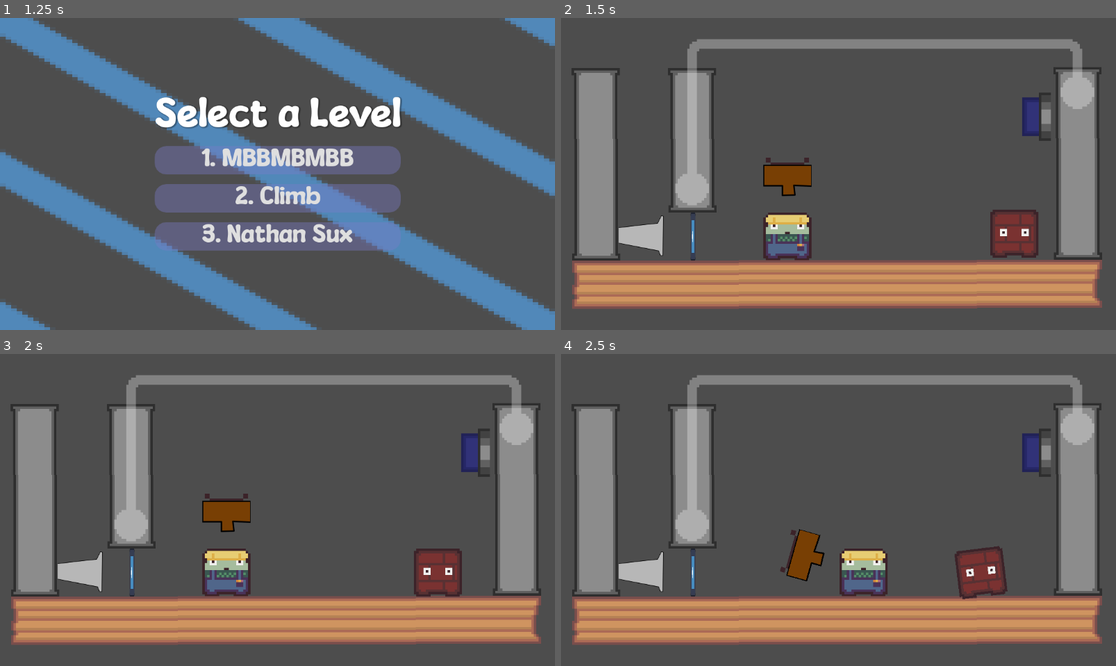
Above: before the commit, frames 1-4 (two rows, left to right).
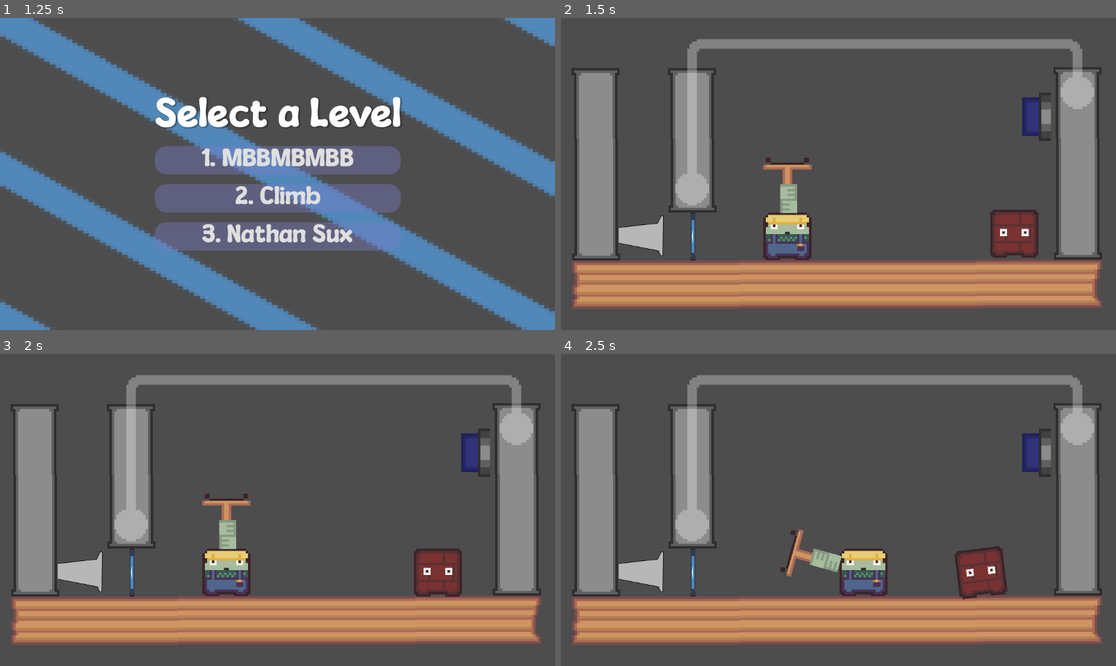
Above: after the commit, the same moments.

Repository: jkkivenko/james-gam-249
Game: Godot game, scene res://Scenes/Menu/main_menu.tscn
Same seed, same stepped clock (60 frames per second), same inputs: the game is played once before the commit and once after it. The engine's default icon, where the game draws it, is replaced by a stand-in: a white triangle on a blue panel in a dark square.
Inputs (mouse positions are in pixels of both pictures, inside the frame that each line leads up to):
- Up to frame 1 (1.25 s): click "Start Game" at 0.5 s
- Up to frame 2 (1.5 s): click "1. MBBMBMBB" at 1.25 s
- Up to frame 3 (2 s): no input
- Up to frame 4 (2.5 s): move the mouse to (960, 494) at 2.02 s; hold D (Move Right) from 2.03 s (still down); right-click (960, 494) at 2.1 s; click (960, 494) at 2.17 s

Frame 1 is identical in both runs. In frame 2, 0.9% of the frame differs, in the area x 36-46%, y 46-63%; in frame 3, 0.9%; in frame 4, 0.9%.

Commit message:
Make button display the correct sprite

Diff:
--- a/Scenes/hilt.tscn
+++ b/Scenes/hilt.tscn
@@ -1,7 +1,7 @@
 [gd_scene load_steps=5 format=3 uid="uid://bqj8wf1b8vux2"]
 
 [ext_resource type="Script" uid="uid://t3j8047r2pwx" path="res://Scripts/hammer_component.gd" id="1_id6uf"]
-[ext_resource type="Texture2D" uid="uid://1op5n5ix8x1g" path="res://art/hilt_temp.png" id="2_id6uf"]
+[ext_resource type="Texture2D" uid="uid://fngd78g4p14d" path="res://art/hilt.png" id="2_id6uf"]
 [ext_resource type="PackedScene" uid="uid://b0x3aihndppp2" path="res://Scenes/attachment_point.tscn" id="2_y0su6"]
 
 [sub_resource type="RectangleShape2D" id="RectangleShape2D_mb55d"]
@@ -13,6 +13,7 @@
 
 [node name="Sprite2D" type="Sprite2D" parent="."]
 position = Vector2(0, 25)
+scale = Vector2(5, 5)
 texture = ExtResource("2_id6uf")
 
 [node name="HiltAttachmentPoint" parent="." instance=ExtResource("2_y0su6")]
--- a/Scenes/physics_button.tscn
+++ b/Scenes/physics_button.tscn
@@ -4,7 +4,7 @@
 [ext_resource type="Texture2D" uid="uid://dtxvi4u5h860g" path="res://art/redtogglebutton.png" id="2_lepnf"]
 
 [sub_resource type="RectangleShape2D" id="RectangleShape2D_3dryh"]
-size = Vector2(80, 61)
+size = Vector2(80, 60)
 
 [node name="Physics Button" type="Area2D"]
 collision_mask = 38
--- a/Scripts/button.gd
+++ b/Scripts/button.gd
@@ -6,12 +6,6 @@
 @export var button_type: ButtonType = ButtonType.PRESS:
 	set(new):
 		button_type = new
-		if button_type == ButtonType.PRESS:
-			texture = press_button_texture
-			pressed_texture = press_button_texture_pressed
-		else:
-			texture = hold_button_texture
-			pressed_texture = hold_button_texture_pressed
 		$Sprite2D.texture = texture
 @export var connects_to: Array[Powerable]
 
@@ -25,6 +19,15 @@
 
 var pressed: bool = false
 var was_pressed: bool = false
+
+func _ready():
+	if not Engine.is_editor_hint():
+		if button_type == ButtonType.PRESS:
+			texture = press_button_texture
+			pressed_texture = press_button_texture_pressed
+		else:
+			texture = hold_button_texture
+			pressed_texture = hold_button_texture_pressed
 
 func _physics_process(_delta: float) -> void:
 	if not Engine.is_editor_hint():
Binary file changed: art/blueholdbuttonpressed.png
Binary file changed: art/bluetogglebuttonpressed.png
Binary file added: art/hilt.png
Not shown, added: art/hilt.png.import
Binary file changed: art/redholdbuttonpressed.png
Binary file changed: art/redtogglebutton.png
Binary file changed: art/redtogglebuttonpressed.png
